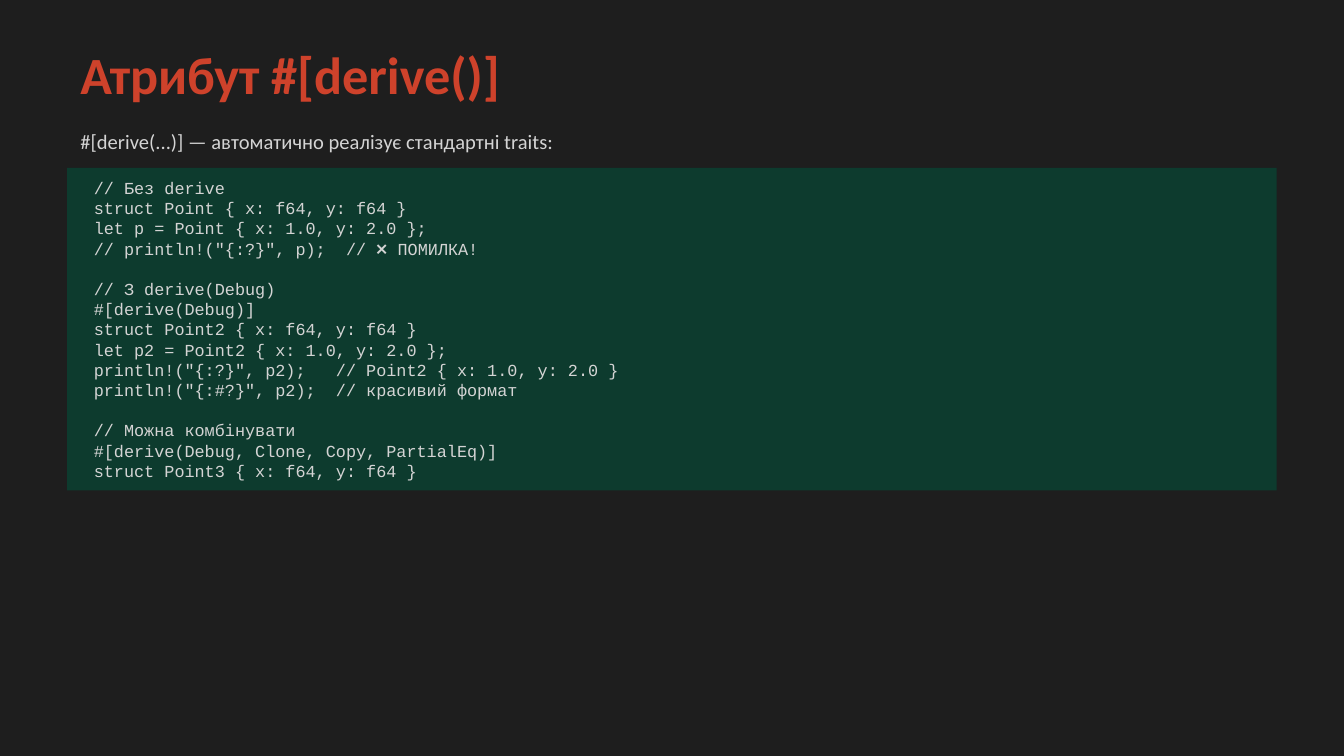
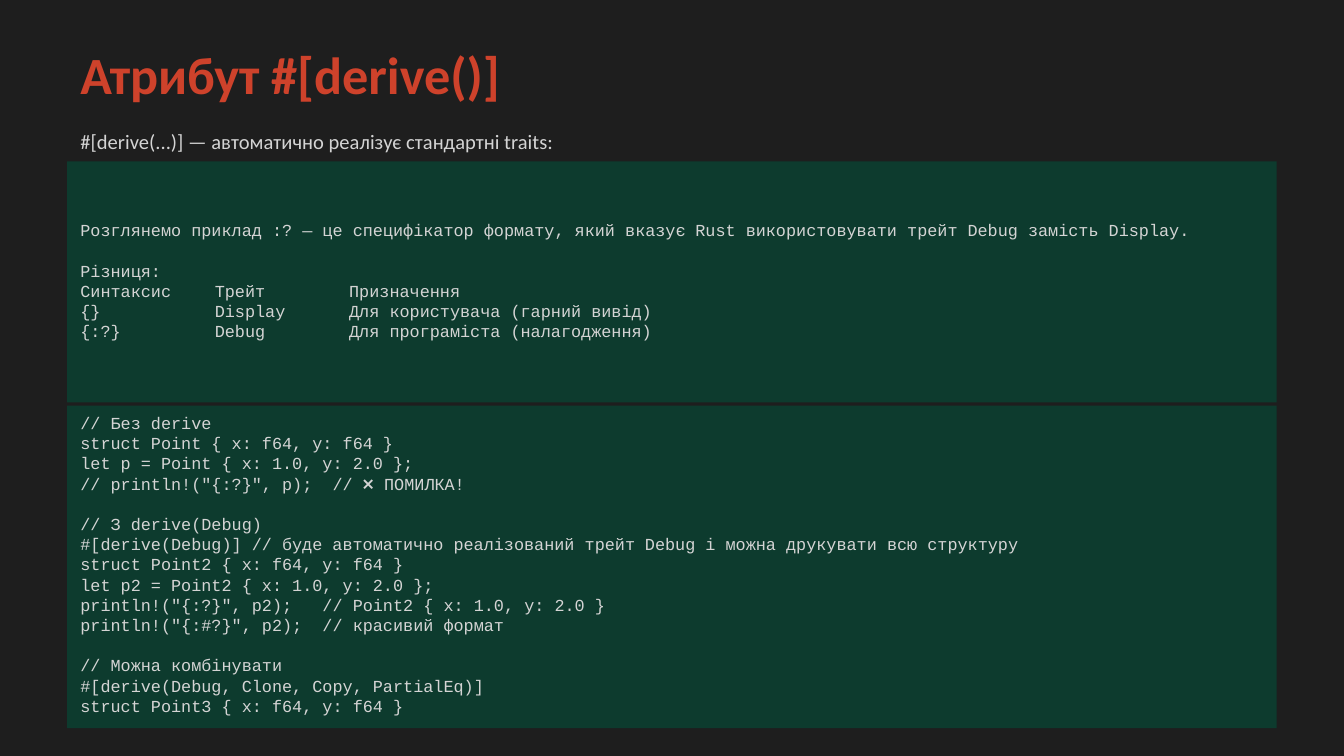
Before and after one commit to oleksiibychkov/rust-mas-textbook, a slide deck: slide 45 of src/lectures/ppt/Лекція_2_Rust_Розширена.pptx (slide 43 before the commit). Drawn at 1344x756 pixels with LibreOffice and Linux fonts; fonts in the diff are those of the drawing. Boxes give left, top, right and bottom in pixels: in the first picture for what was removed or moved away, otherwise in the second. Text is boxed around its words. In the diff, an @@ line names an element or a change of style, - is before the commit and + after.

```diff
--- a/src/lectures/ppt/Лекція_2_Rust_Розширена.pptx
+++ b/src/lectures/ppt/Лекція_2_Rust_Розширена.pptx
@@ rectangle added at (67, 161, 1277, 402), fill #0D3B2E @@
@@ text added at (80, 224, 1190, 341), 9 pt, text #D4D4D4 @@
+Розглянемо приклад :? — це специфікатор формату, який вказує Rust використовувати трейт Debug замість Display.
+Різниця:
+Синтаксис Трейт Призначення
+{} Display Для користувача (гарний вивід)
+{:?} Debug Для програміста (налагодження)
@@ text "// Без derive": place and size @@
-text "// Без derive" at (94, 182, 598, 481)
+text "// Без derive" at (80, 417, 1018, 716)
@@ rectangle: place and size @@
-rectangle at (67, 168, 1277, 491)
+rectangle at (67, 406, 1277, 728)
@@ text at (80, 538, 1018, 554): text changed @@
-#[derive(Debug)]
+#[derive(Debug)] // буде автоматично реалізований трейт Debug і можна друкувати всю структуру
```
Also in this commit, not shown: 10 other slides changed, 5 slides added, 1 other file.
